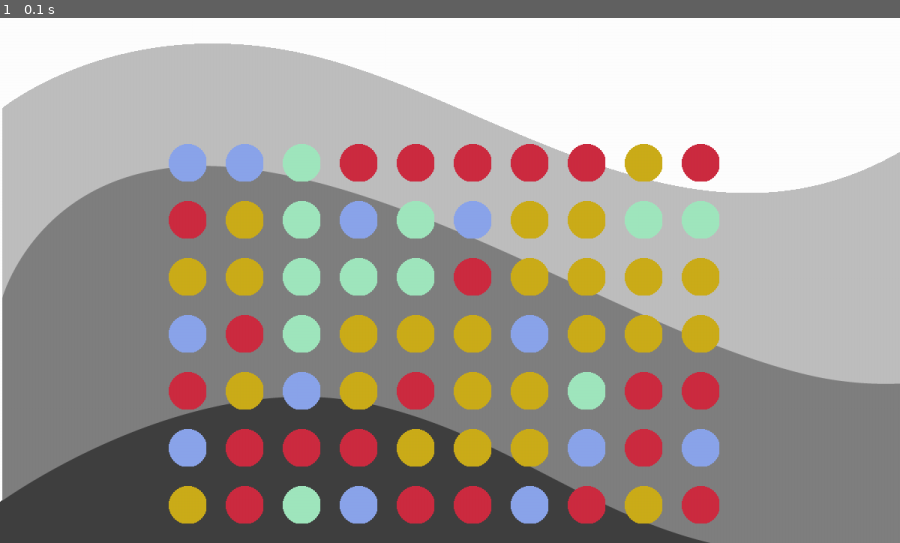
Above: before the commit, frame 1.
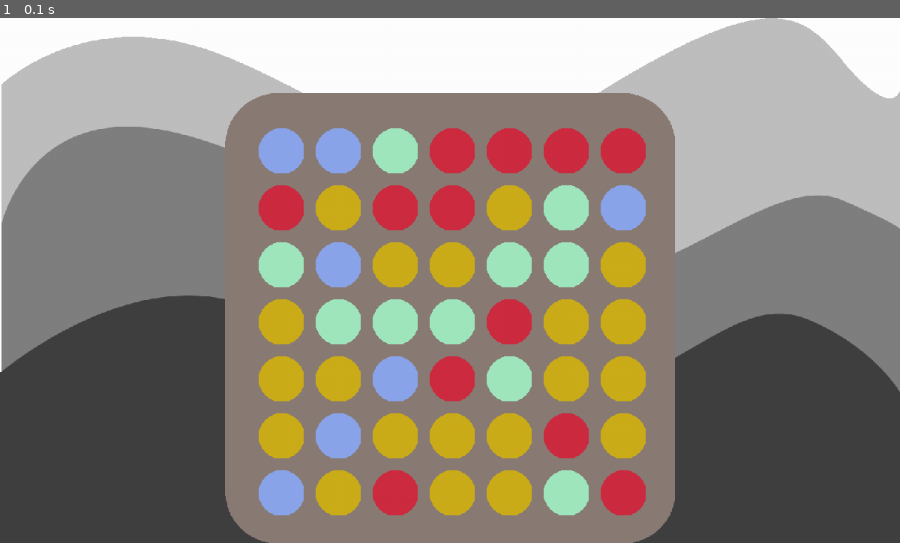
Above: after the commit, the same moment.

Repository: Doradalberto/Pygame
Game: pygame game, started from Game.py
Two runs of this game, one before a commit and one after it. Both use one fixed random seed, a clock stepped at 60 frames per second and the inputs below.
Inputs:
- Up to frame 1 (0.1 s): no input

The runs differ from the first frame. In frame 1, 69% of the frame differs, in the area x 0-100%, y 0-100%.

Commit message:
ajustes n lembro oq

Diff:
--- a/Game.py
+++ b/Game.py
@@ -85,7 +85,7 @@
         self.image = player_img
 
         # Diminuindoo tamanho da imagem.
-        self.image = pygame.transform.scale(player_img, (50, 50))
+        self.image = pygame.transform.scale(player_img, (60, 60))
 
         # Deixando transparente.
         self.image.set_colorkey(WHITE)
@@ -271,7 +271,13 @@
 
 # Carrega o fundo do jogo
 background = pygame.image.load(path.join(img_dir, 'fundo_cinza.png')).convert()
+background = pygame.transform.scale(background,(WIDTH, HEIGHT))
 background_rect = background.get_rect()
+
+#Carrega imagem quadrado
+quadrado = pygame.image.load(path.join(img_dir, 'quadrado_marrom.png')).convert()
+quadrado.set_colorkey(WHITE)
+quadrado = pygame.transform.scale(quadrado,(600, 600))
 
 # Cria uma nave.  construtor será chamado automaticamente.
 player = Player()
@@ -291,8 +297,8 @@
 # Cria um grupo de sprites e adiciona a nave.
 all_sprites = pygame.sprite.Group()
 
-xinit = 225
-yinit = HEIGHT-7*76
+xinit = 345
+yinit = HEIGHT-7*79
 
 x = xinit
 y = yinit
@@ -300,7 +306,7 @@
 tabuleiro_bolinha = []
 for e in range(7):
     linha_bolinha = []
-    for i in range(10):
+    for i in range(7):
         a1 = Bolinhas(x, y)
         all_sprites.add(a1)
         linha_bolinha.append(a1)
@@ -309,6 +315,8 @@
     y += tam_bolinha
     x = xinit
 
+
+
 """
 all_sprites.add(player)
 all_sprites.add(rosa)
@@ -322,6 +330,7 @@
 mobs.add(meteoro)
 
 lista_bolinhas = []
+lista_sprites = []
 
 # Comando para evitar travamentos.
 try:
@@ -382,6 +391,7 @@
         # A cada loop, redesenha o fundo e os sprites
         screen.fill(BLACK)
         screen.blit(background, background_rect)
+        screen.blit(quadrado, [300, 100])
         all_sprites.draw(screen)
 
         # Depois de desenhar tudo, inverte o display.
